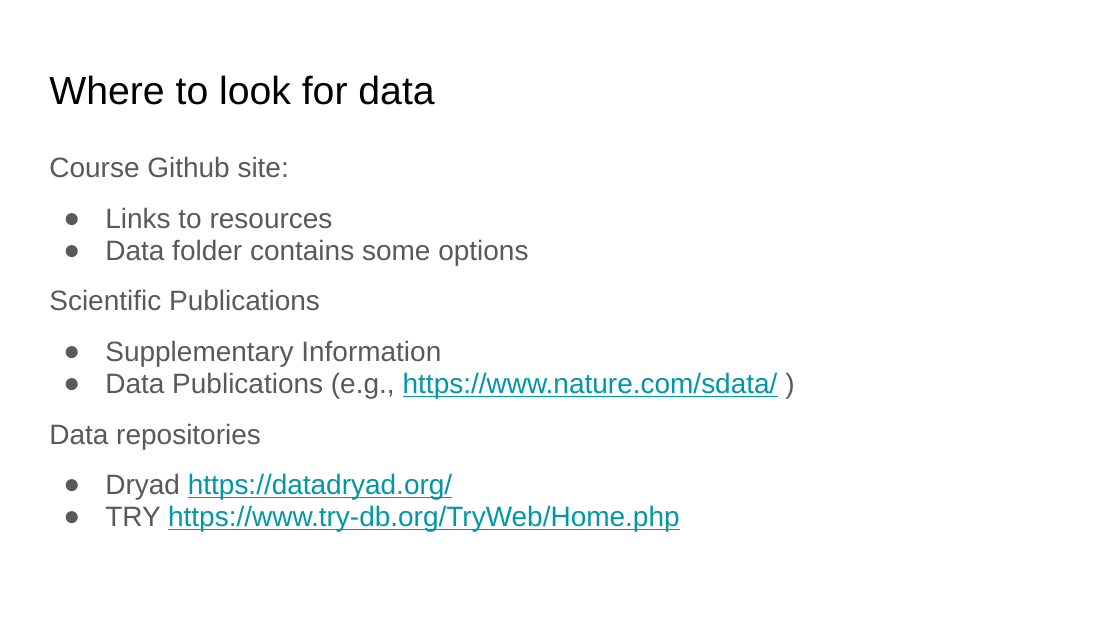
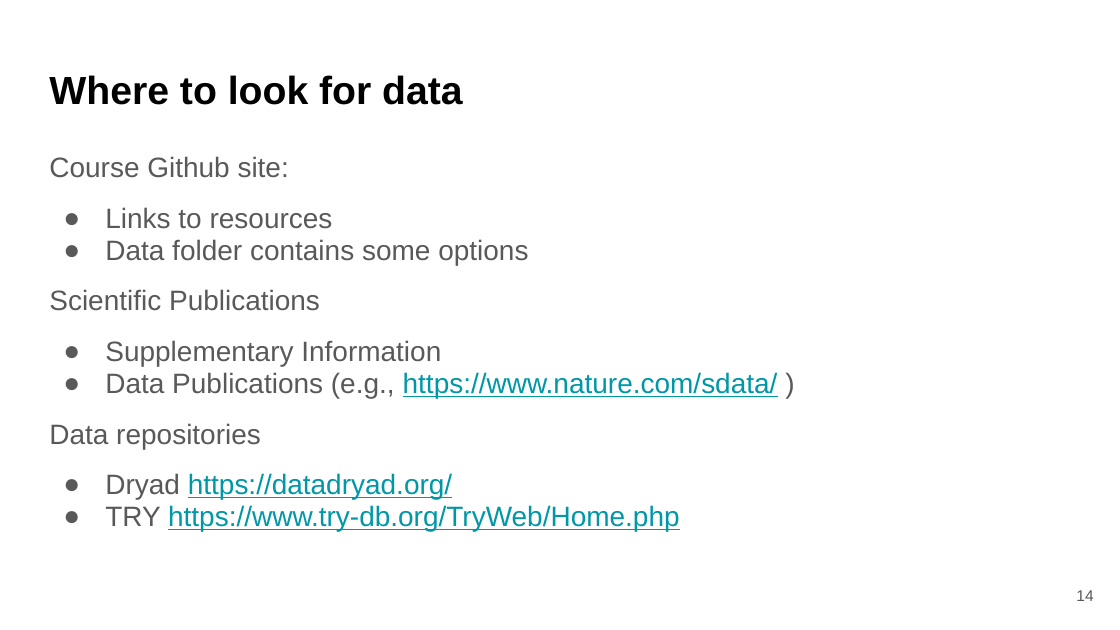
Before and after one commit to bmaitner/biometry_course, a slide deck: slide 14 of lectures/Lecture_06_exploratory_analyses_II.pptx (slide 9 before the commit). Drawn at 1120x630 pixels with LibreOffice and Linux fonts; fonts in the diff are those of the drawing. Boxes give left, top, right and bottom in pixels: in the first picture for what was removed or moved away, otherwise in the second. Text is boxed around its words. In the diff, an @@ line names an element or a change of style, - is before the commit and + after.

```diff
--- a/lectures/Lecture_06_exploratory_analyses_II.pptx
+++ b/lectures/Lecture_06_exploratory_analyses_II.pptx
@@ title "Where to look for data" at [49,75,463,105]: bold on @@
@@ page number added at [1076,590,1093,601], 10 pt, text #595959 @@
+14
```
Also in this commit, not shown: 11 other slides changed, 20 slides added, 22 other files.
